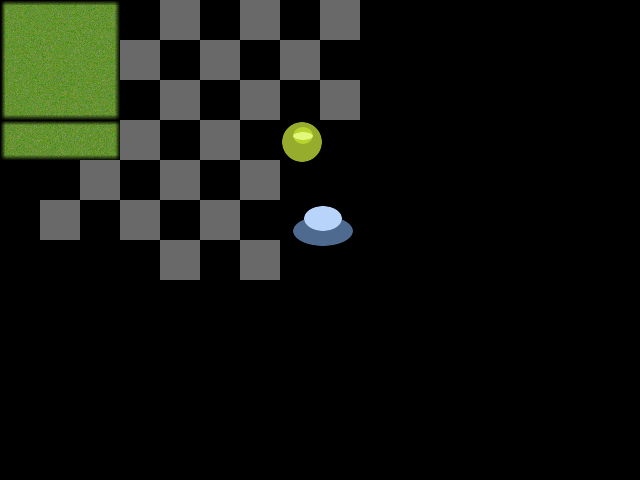
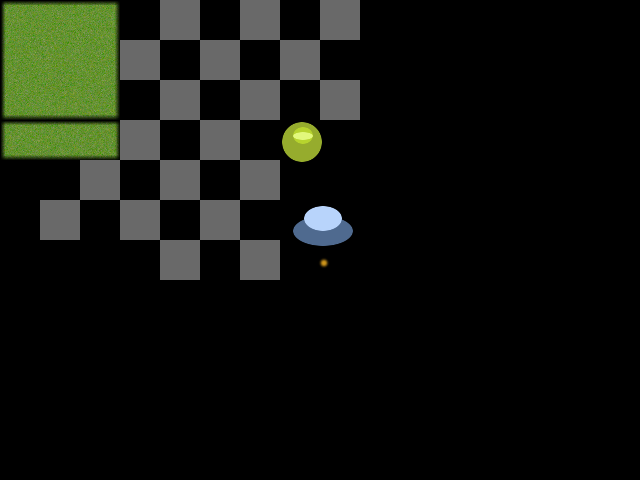
Before/after of a w=640, h=480 layered artwork. What changed in the layer stack:
painted on "Nová vrstva#2" over [318, 257, 330, 269]
